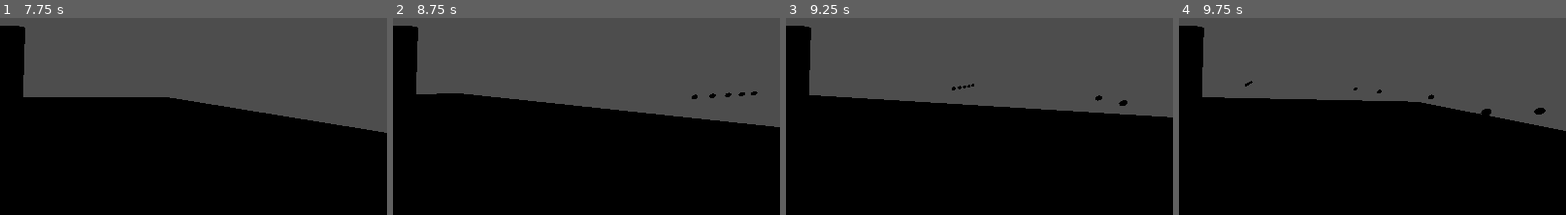
Above: before the commit, frames 1-4 (left to right).
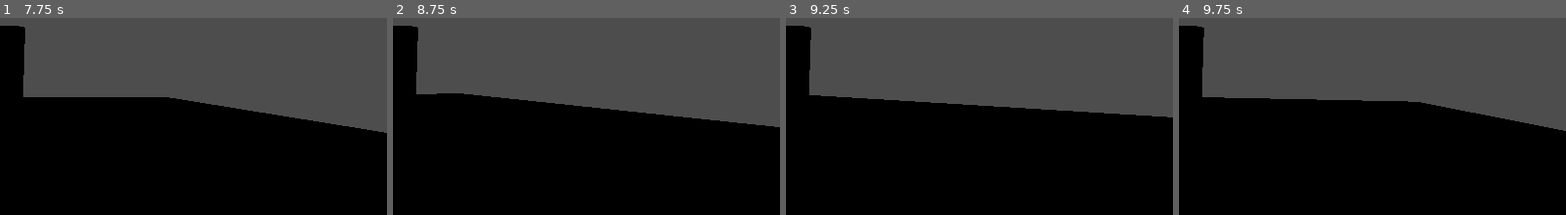
Above: after the commit, the same moments.

Repository: uunotap/GameJamArenaUTU
Game: Godot game, scene res://scenes/levels/test_level.tscn
The game is run twice, just before and just after one commit, with the same random seed, the same clock (stepped at 60 frames per second) and the same inputs.
Inputs:
- Up to frame 1 (7.75 s): tap Enter (ui_accept) at 0.5, 0.77, 1.25, 1.52, 2.75, 3.02, 3.77, 4.25, 4.52, 6.02, 6.77, 7.25, 7.52 s; hold E (dash_right) 0.53-1.28 s; hold X (attackbutton) 0.53-1.28 s; hold Down (ui_down) 1.28-2.03 s; tap X (attackbutton) every 1.5 s from 1.35 to 7.35 s; hold E (dash_right) 2.03-2.78 s; hold X (attackbutton) 2.03-2.78 s; hold Up (ui_up) 2.78-3.53 s; hold X (attackbutton) 3.53-4.28 s; hold Q (dash_left) 3.53-5.03 s; hold Down (ui_down) 5.03-5.78 s; hold X (attackbutton) 5.03-5.78 s; hold E (dash_right) 5.78-6.53 s; hold Up (ui_up) 6.53-7.28 s; hold X (attackbutton) 6.53-7.28 s; hold E (dash_right) from 7.28 s (still down)
- Up to frame 2 (8.75 s): release E (dash_right) at 8.03 s; hold Down (ui_down) from 8.03 s (still down); hold X (attackbutton) from 8.03 s (still down)
- Up to frame 3 (9.25 s): release Down (ui_down) at 8.78 s; release X (attackbutton) at 8.78 s; hold Q (dash_left) from 8.78 s (still down); tap X (attackbutton) at 8.85 s; tap Enter (ui_accept) at 9.02 s
- Up to frame 4 (9.75 s): release Q (dash_left) at 9.53 s; hold Up (ui_up) from 9.53 s (still down); hold X (attackbutton) from 9.53 s (still down)
The pictures show only the part of the screen within x 50-100%, y 0-50%; the shares and areas given below are measured in that part.

Frame 1 is identical in both runs. In frame 2, 0.1% of the frame differs, in the area x 77-95%, y 37-42%; in frame 3, 0.1%; in frame 4, 0.2%, in the area x 17-95%, y 31-50%.
Error before the commit: Attempt to call function 'play' in base 'null instance' on a null instance. (res://entities/player/player.gd:114)
Error after the commit: Attempt to call function 'play' in base 'null instance' on a null instance. (res://entities/bossKreatura/boss.gd:43)

Commit message:
Update boss.gd

Diff:
--- a/entities/bossKreatura/boss.gd
+++ b/entities/bossKreatura/boss.gd
@@ -40,6 +40,7 @@
 
 # Called when the node enters the scene tree for the first time.
 func _ready() -> void:
+	$"../BGM".play()
 	$"basic attack".start()
 
 
